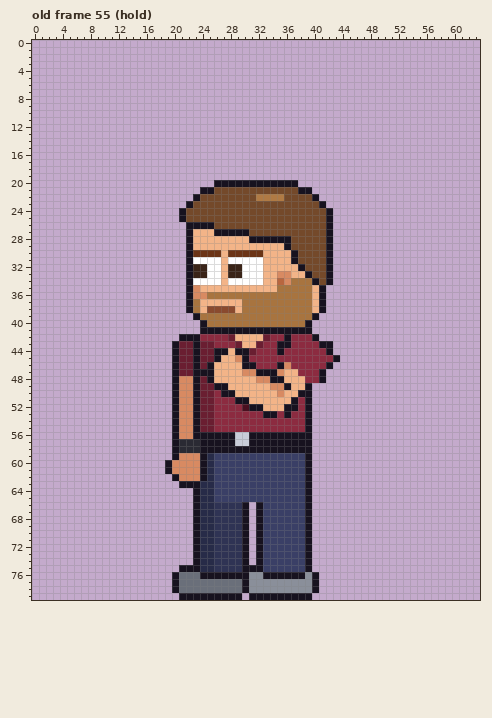
Pixel-art file -- sprites/staff/office_adult_left_anim.aseprite. That is the earlier state.
64x80 pixels, 123 frames. Colours within 5 levels of each other are drawn and written as one. Shown: old frame 55 (hold). The commit also changed other frames, which this record leaves out.
And afterwards:
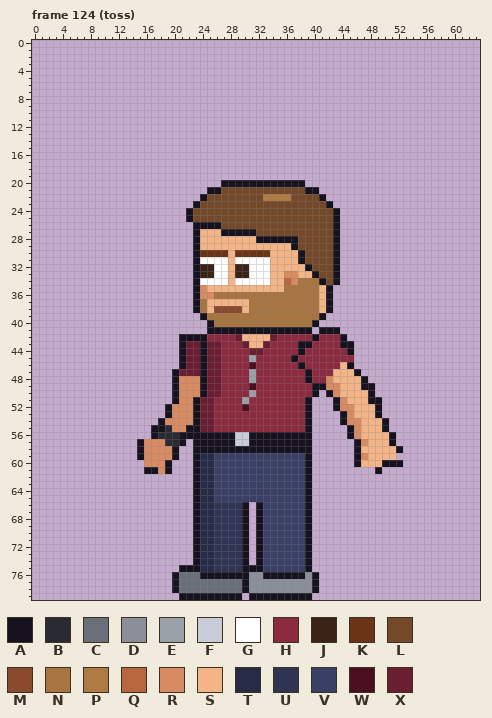
Palette (. is transparent): A #17121f  B #2a2a33  C #6a6f7a  D #8a8f9a  E #9aa0a8  F #c8ccd8  G #ffffff  H #8c2b40  J #3a2418  K #6b3416  L #74492a  M #8a4a2e  N #a8743f  P #b07a44  Q #b8663f  R #d88a62  S #f3b488  T #272b48  U #2f3354  V #3a3f66  W #4a1020  X #6a1e31
A new or re-ordered frame is compared with the old frame closest to it.
From old to new:
frames 123 -> 129
--- frame 124 (toss) is new; against old frame 55 (hold)
@@ x 13..54 @@
 19 ..........................................
-20 .............AAAAAAAAAAAA.................
-21 ...........AALLLLLLLLLLLLAA...............
-22 ..........ALLLLLLLLPPPPLLLLA..............
-23 .........ALLLLLLLLLLLLLLLLLLA.............
-24 ........ALLLLLLLLLLLLLLLLLLLLA............
-25 ........ALLLLLLLLLLLLLLLLLLLLA............
-26 .........AAAALLLLLLLLLLLLLLLLA............
-27 .........ASSSAAAAALLLLLLLLLLLA............
-28 .........ASSSSSSSSAAAAAALLLLLA............
-29 .........ASSSSSSSSSSSSSALLLLLA............
-30 .........AKKKKSKKKKKSSSSALLLLA............
-31 .........AGGGGSGGGGGSSSSALLLLA............
-32 .........AJJGGSJJGGGSSSSSALLLA............
-33 .........AJJGGSJJGGGSSRRSSALLA............
-34 .........AGGGGSGGGGGSSQRNNNALA............
-35 .........ARSSSSSSSSSSSNNNNNSA.............
-36 .........ARRNNNNNNNNNNNNNNNSA.............
-37 .........ANSSSSSSNNNNNNNNNNSA.............
-38 .........ANSMMMMSNNNNNNNNNNSA.............
-39 ..........ANNNNNNNNNNNNNNNNA..............
-40 ...........ANNNNNNNNNNNNNNA...............
-41 ...........AAAAAAAAAAAAAAAA...............
-42 ........AAAHHHHXSSSSXHHAHHHA..............
-43 .......AXXAXXHHHXSSXHHAAHHHHAA............
-44 .......AXXAXXAASAAXHHHAHHHHHHA............
-45 .......AXXAXXASSRAHHHHHHHHHHHHA...........
-46 .......AXXAXASSSSAAHHHARHHHHHA............
-47 .......AXXAAASSSSRRAAARSSHHHA.............
-48 .......ARRAXASSSSSSRRAASSSHHA.............
-49 .......ARRAXXAASSSSSSRRASSA...............
-50 .......ARRAXXHAASSSSSSRSSAA...............
-51 .......ARRAXXHHHAASSSSSSAHA...............
-52 .......ARRAXXHHHHWAASSSAAHA...............
-53 .......ARRAXXHHHHHHHAAHAHHA...............
-54 .......ARRAXXHHHHHHHHHHHHHA...............
-55 .......ARRAXXHHHHHHHHHHHHHA...............
-56 .......ARRAAAAAAFFAAAAAAAAA...............
-57 .......ABBBAAAAAFFAAAAAAAAA...............
-58 .......ABBBAAAAAAAAAAAAAAAA...............
-59 .......ARRRATVVVVVVVVVVVVVA...............
-60 ......ARRRRATVVVVVVVVVVVVVA...............
-61 ......ARRRRATVVVVVVVVVVVVVA...............
-62 .......ARRRATVVVVVVVVVVVVVA...............
-63 ........AAATTVVVVVVVVVVVVVA...............
+20 ..............AAAAAAAAAAAA................
+21 ............AALLLLLLLLLLLLAA..............
+22 ...........ALLLLLLLLPPPPLLLLA.............
+23 ..........ALLLLLLLLLLLLLLLLLLA............
+24 .........ALLLLLLLLLLLLLLLLLLLLA...........
+25 .........ALLLLLLLLLLLLLLLLLLLLA...........
+26 ..........AAAALLLLLLLLLLLLLLLLA...........
+27 ..........ASSSAAAAALLLLLLLLLLLA...........
+28 ..........ASSSSSSSSAAAAAALLLLLA...........
+29 ..........ASSSSSSSSSSSSSALLLLLA...........
+30 ..........AKKKKSKKKKKSSSSALLLLA...........
+31 ..........AGGGGSGGGGGSSSSALLLLA...........
+32 ..........AJJGGSJJGGGSSSSSALLLA...........
+33 ..........AJJGGSJJGGGSSRRSSALLA...........
+34 ..........AGGGGSGGGGGSSQRNNNALA...........
+35 ..........ARSSSSSSSSSSSNNNNNSA............
+36 ..........ARRNNNNNNNNNNNNNNNSA............
+37 ..........ANSSSSSSNNNNNNNNNNSA............
+38 ..........ANSMMMMSNNNNNNNNNNSA............
+39 ...........ANNNNNNNNNNNNNNNNA.............
+40 ............ANNNNNNNNNNNNNNA..............
+41 ............AAAAAAAAAAAAAAA.AAA...........
+42 ........AAAAHHHHXSSSSXHHHHHAHHHA..........
+43 ........AXXAXXHHHXSSXHHHHAAHHHHAA.........
+44 ........AXXAXXHHHHXXHHHHHAHHHHHHA.........
+45 ........AXXAXXHHHHEHHHHHAHHHHHHHH.........
+46 ........AXXAXXHHHHWHHHHHHAHHHHHSA.........
+47 .......AXXXAXXHHHHEHHHHHHHAHHHSSSA........
+48 .......ARRRAXXHHHHEHHHHHHHAHHRSSSSA.......
+49 .......ARRRAXXHHHHWHHHHHHHHAARRSSSAA......
+50 .......ARRRAXXHHHHEHHHHHHHHA.ARSSSSA......
+51 .......ARRAXXHHHHEHHHHHHHHA...ARSSSAA.....
+52 ......ARRRAXXHHHHWHHHHHHHHA...ARRSSSA.....
+53 ......ARRRAXXHHHHHHHHHHHHHA....ARSSSA.....
+54 .....ARRRRAXXHHHHHHHHHHHHHA....ARRSSSA....
+55 ....AABRRAAXXHHHHHHHHHHHHHA.....ARSSSA....
+56 ....ABBBAAAAAAAAFFAAAAAAAAA.....ARSSSSA...
+57 ..ARRRBBA.AAAAAAFFAAAAAAAAA......ARSSSA...
+58 ..ARRRRA..AAAAAAAAAAAAAAAAA......ASSSSSA..
+59 ..ARRRRA..ATTVVVVVVVVVVVVVA......ARSSSS...
+60 ...RRRA...ATTVVVVVVVVVVVVVA......ASSSAAA..
+61 ...AARA...ATTVVVVVVVVVVVVVA.........A.....
+62 ..........ATTVVVVVVVVVVVVVA...............
+63 ..........ATTVVVVVVVVVVVVVA...............
 64 ..........ATTVVVVVVVVVVVVVA...............
Boxes around the changes in both pictures, in picture pixels (x1, y1, x2, y2):
changed: (137, 180, 403, 488)
